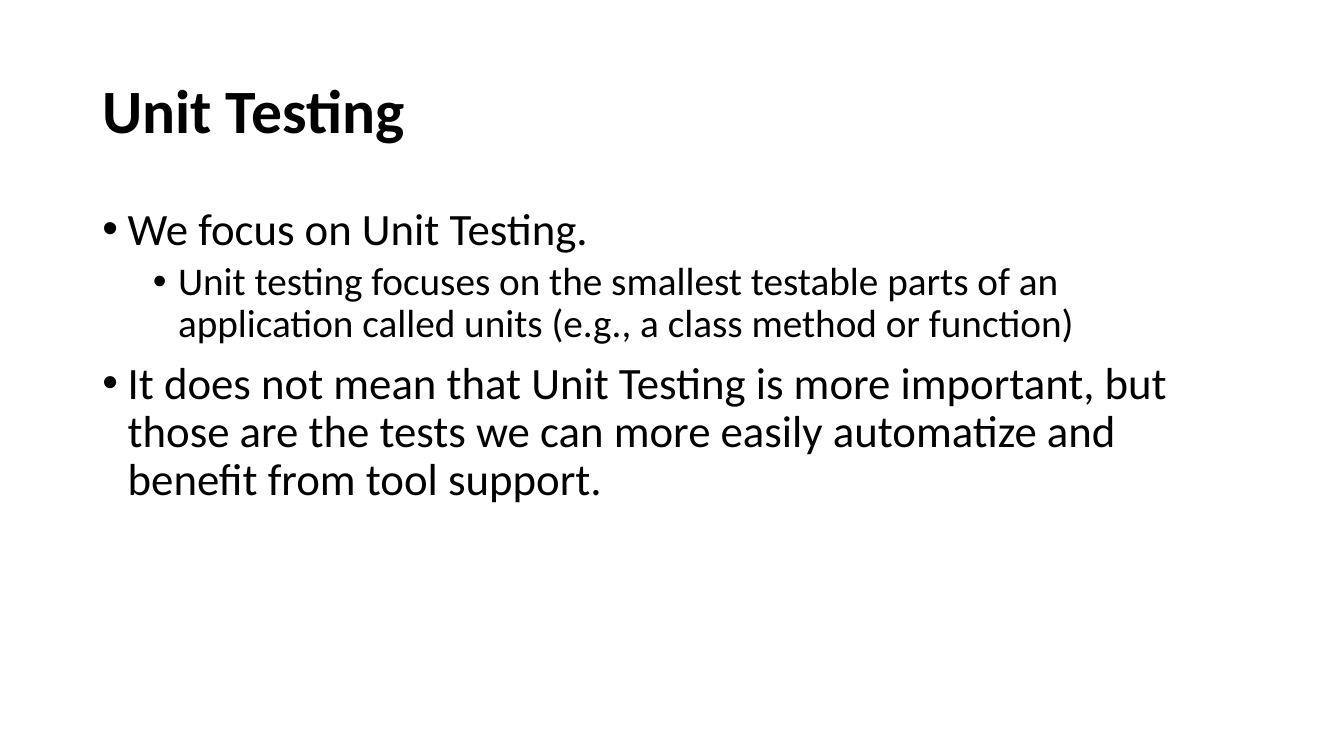
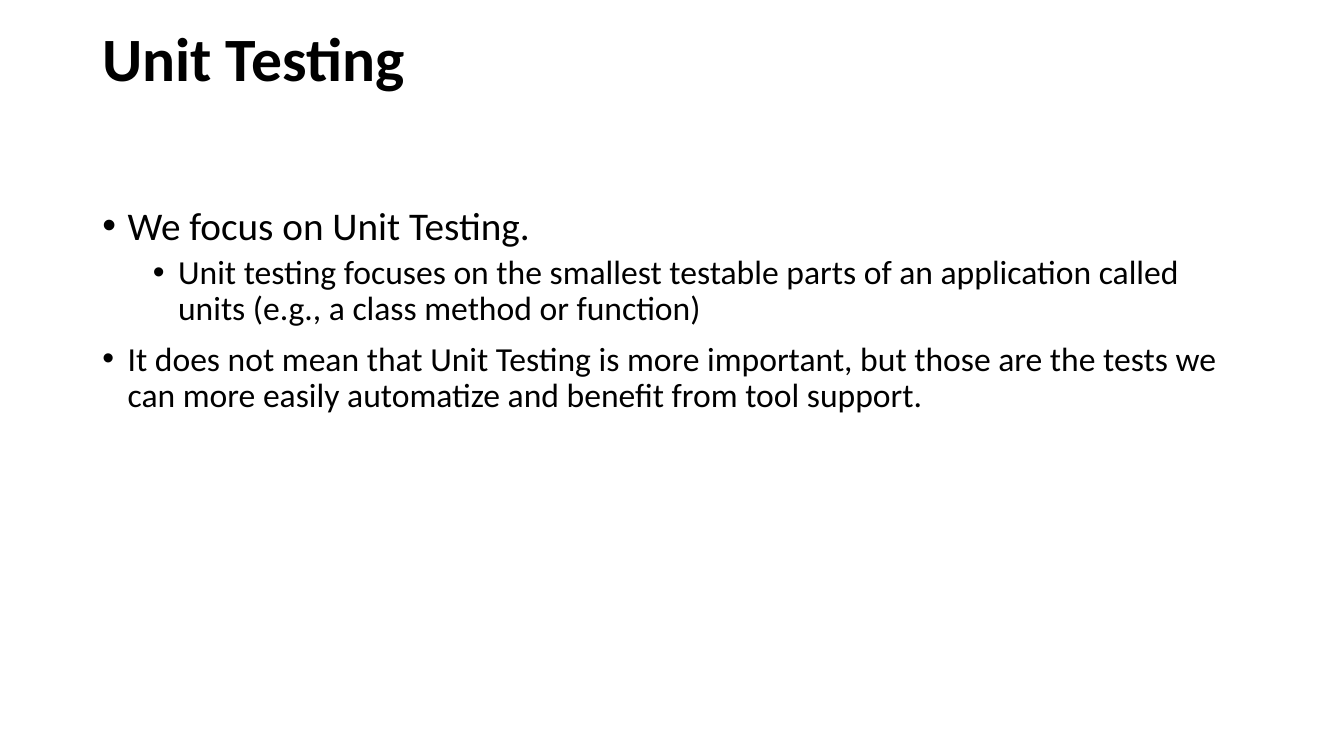
Before and after one commit to johnxu21/johnxu21.github.io, a slide deck: slide 6 of teaching/CS472/Timetable/Testing-2033-fall.pptx. Drawn at 1344x756 pixels with LibreOffice and Linux fonts; fonts in the diff are those of the drawing. Boxes give left, top, right and bottom in pixels: in the first picture for what was removed or moved away, otherwise in the second. Text is boxed around its words. In the diff, an @@ line names an element or a change of style, - is before the commit and + after.

```diff
--- a/teaching/CS472/Timetable/Testing-2033-fall.pptx
+++ b/teaching/CS472/Timetable/Testing-2033-fall.pptx
@@ title "Unit Testing" moved from (x1=102, y1=89, x2=404, y2=144) to (x1=102, y1=37, x2=404, y2=92) @@
@@ text "We focus on Unit Testing." at (x1=128, y1=213, x2=1216, y2=413): size 32 to 28 pt in "We focus on Unit Testing."; size 28 to 24 pt in "Unit testing focuses on the smallest testable ..."; size 32 to 24 pt in "It does not mean that Unit Testing ..." @@
```
Also in this commit, not shown: 5 other slides changed, 1 slide added, 5 slides removed, 2 other files.
